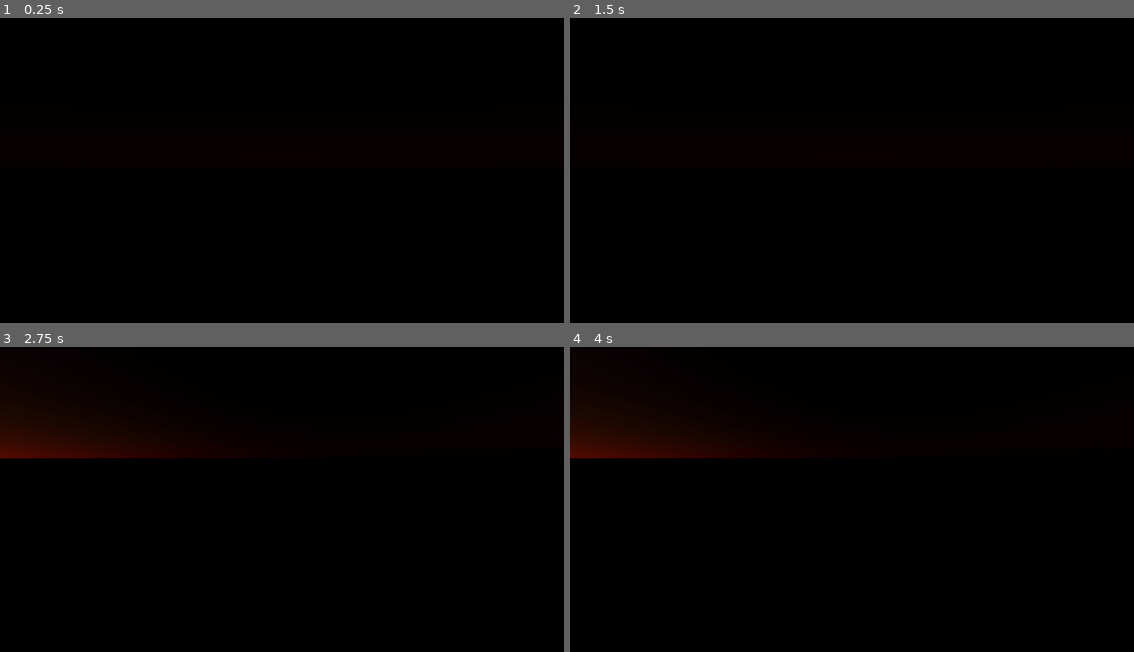
Above: before the commit, frames 1-4 (two rows, left to right).
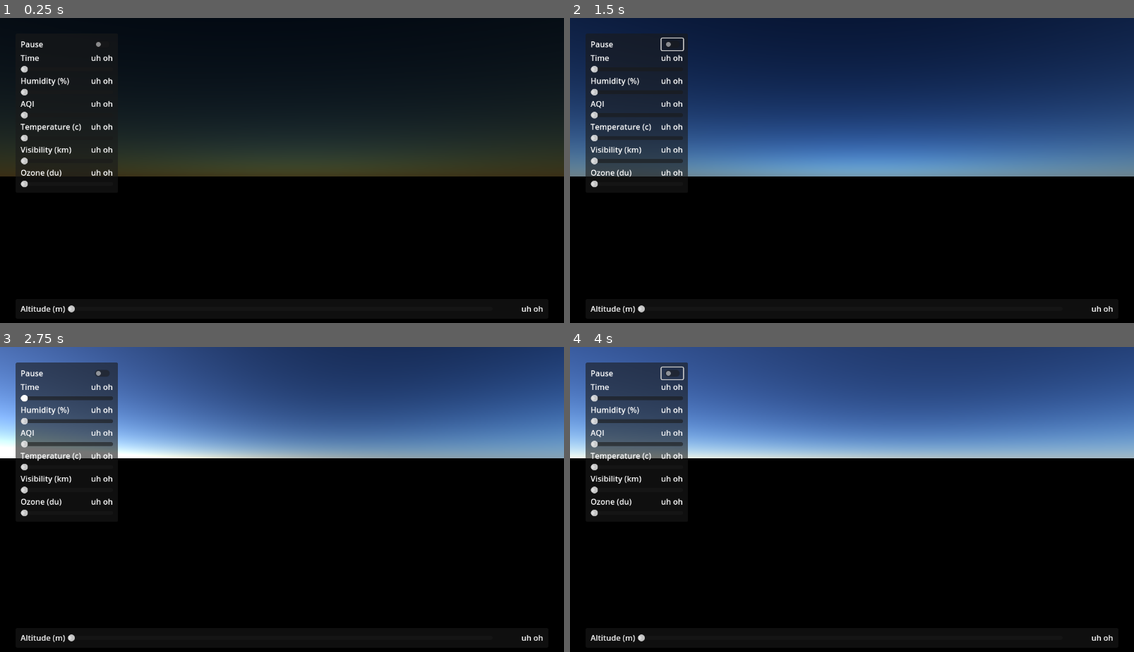
Above: after the commit, the same moments.

Repository: FroggLeo/godot-dynamic-environment
Game: Godot game, scene res://world/world.tscn
The game is run twice, just before and just after one commit, with the same random seed, the same clock (stepped at 60 frames per second) and the same inputs.
Inputs (mouse positions are in pixels of both pictures, inside the frame that each line leads up to):
- Up to frame 1 (0.25 s): no input
- Up to frame 2 (1.5 s): click (671, 45) at 0.52 s; tap Enter at 1.25 s; move the mouse to (976, 161) at 1.27 s; hold Right from 1.28 s (still down); hold Right mouse button (move_camera) from 1.28 s (still down)
- Up to frame 3 (2.75 s): tap Space at 2 s; move the mouse to (169, 520) at 2.02 s; release Right at 2.03 s; release Right mouse button (move_camera) at 2.03 s; hold Down from 2.03 s (still down); tap Alt at 2.1 s
- Up to frame 4 (4 s): tap Enter at 2.75 s; move the mouse to (908, 435) at 2.77 s; release Down at 2.78 s; hold Right 2.78-3.53 s; tap Shift at 2.85 s; tap Space at 3.5 s; move the mouse to (823, 569) at 3.52 s; hold Up from 3.53 s (still down); right-click (823, 569) at 3.6 s

The runs differ from the first frame. In frame 1, 35% of the frame differs, in the area x 0-100%, y 7-97%; in frame 2, 52%, in the area x 0-100%, y 0-97%; in frame 3, 37%; in frame 4, 37%.
Error before the commit: Parse Error: Expected identifier after "." for attribute access. (res://environment_system.gd:76)

Commit message:
add basic ui, need to implement code

Diff:
--- a/godot_project/environment_system.gd
+++ b/godot_project/environment_system.gd
@@ -1,4 +1,4 @@
-@tool
+#@tool
 extends Node3D
 
 # +x / -x
@@ -26,12 +26,12 @@
 @export_range(1.0, 99999.0, 0.01) var camera_altitude := 0.5:
 	set(v): camera_altitude = v; _update_atmosphere()
 
-@export var day_length: float = 10
+@export var day_length: float = 20.0
 @export var moon_length: float = 29.5
 @export_range(0.0, 1.0, 0.001) var time: float = 0.0:
-	set(v): time = v;
+	set(v): time = v; _update_sun_moon()
 @export_range(0.0, 1.0, 0.001) var moon_time: float = 0.0:
-	set(v): moon_time = v;
+	set(v): moon_time = v; _update_sun_moon()
 
 @onready var sunLight := $SunLight # directional light of sun
 
@@ -44,6 +44,10 @@
 # Called when the node enters the scene tree for the first time.
 func _ready() -> void:
 	print("readying..")
+	time = 0.5
+	moon_time = 0.5
+	sunLight.rotation = Vector3(0,0,0)
+	moonLight.rotation = Vector3(0,0,0)
 	_resolve_sky_material()
 	_update_atmosphere()
 
@@ -53,6 +57,7 @@
 		return
 	_update_clock(delta)
 	_resolve_sky_material()
+	_update_sun_moon()
 	_update_atmosphere()
 	_update_exposure()
 
@@ -68,12 +73,18 @@
 func _update_clock(delta: float) -> void:
 	var time_change = delta / day_length
 	time += time_change if time < 1.0 else -1.0
+	moon_time += time_change / moon_length if moon_time < 1.0 else -1.0
 
 func _update_sun_moon():
+	if !sunLight or !moonLight: return
 	var sun_angle = TAU * time
 	sunLight.rotation.x = sun_angle
 	var sun_tilt = 34.5
-	sunTilt.
+	sunLight.rotation.y = sun_tilt
+	var moon_angle = sun_angle + TAU * moon_time
+	moonLight.rotation.x = moon_angle
+	var moon_tilt = 39.5
+	moonLight.rotation.y = moon_tilt
 
 # should have exposure be ~20 around noon, but drop off as we reach sunset
 # will be implemented here in the script
--- a/godot_project/world/world.tscn
+++ b/godot_project/world/world.tscn
@@ -6,7 +6,192 @@
 [node name="world" type="Node3D"]
 
 [node name="EnvironmentSystem" parent="." instance=ExtResource("1_6xmxd")]
-paused = true
+transform = Transform3D(1, 0, 0, 0, 0.99999994, 0, 0, 0, 0.99999994, 0, 0, 0)
+time = 0.6405738259944276
+moon_time = 0.6339331792873543
 
 [node name="Camera3D" type="Camera3D" parent="."]
 script = ExtResource("2_tcf2h")
+
+[node name="UI" type="CanvasLayer" parent="."]
+
+[node name="PanelContainer" type="PanelContainer" parent="UI"]
+anchors_preset = -1
+anchor_left = 0.028
+anchor_top = 0.049000002
+anchor_right = 0.028
+anchor_bottom = 0.049000002
+offset_left = -0.25600052
+offset_top = 0.24799919
+offset_right = 208.744
+offset_bottom = 280.248
+
+[node name="MarginContainer" type="MarginContainer" parent="UI/PanelContainer"]
+layout_mode = 2
+theme_override_constants/margin_left = 10
+theme_override_constants/margin_top = 10
+theme_override_constants/margin_right = 10
+theme_override_constants/margin_bottom = 10
+
+[node name="VBoxContainer" type="VBoxContainer" parent="UI/PanelContainer/MarginContainer"]
+layout_mode = 2
+
+[node name="p" type="HBoxContainer" parent="UI/PanelContainer/MarginContainer/VBoxContainer"]
+layout_mode = 2
+
+[node name="vpause" type="Label" parent="UI/PanelContainer/MarginContainer/VBoxContainer/p"]
+layout_mode = 2
+size_flags_horizontal = 3
+text = "Pause"
+
+[node name="pause" type="CheckButton" parent="UI/PanelContainer/MarginContainer/VBoxContainer/p"]
+layout_mode = 2
+
+[node name="ti" type="HBoxContainer" parent="UI/PanelContainer/MarginContainer/VBoxContainer"]
+layout_mode = 2
+
+[node name="ltime" type="Label" parent="UI/PanelContainer/MarginContainer/VBoxContainer/ti"]
+layout_mode = 2
+text = "Time"
+horizontal_alignment = 1
+
+[node name="vtime" type="Label" parent="UI/PanelContainer/MarginContainer/VBoxContainer/ti"]
+layout_mode = 2
+size_flags_horizontal = 3
+text = "uh oh"
+horizontal_alignment = 2
+
+[node name="time" type="HSlider" parent="UI/PanelContainer/MarginContainer/VBoxContainer"]
+layout_mode = 2
+max_value = 2400.0
+scrollable = false
+
+[node name="h" type="HBoxContainer" parent="UI/PanelContainer/MarginContainer/VBoxContainer"]
+layout_mode = 2
+
+[node name="lhumidity" type="Label" parent="UI/PanelContainer/MarginContainer/VBoxContainer/h"]
+layout_mode = 2
+text = "Humidity (%)"
+horizontal_alignment = 1
+
+[node name="vhumidity" type="Label" parent="UI/PanelContainer/MarginContainer/VBoxContainer/h"]
+layout_mode = 2
+size_flags_horizontal = 3
+text = "uh oh"
+horizontal_alignment = 2
+
+[node name="humidity" type="HSlider" parent="UI/PanelContainer/MarginContainer/VBoxContainer"]
+layout_mode = 2
+scrollable = false
+
+[node name="a" type="HBoxContainer" parent="UI/PanelContainer/MarginContainer/VBoxContainer"]
+layout_mode = 2
+
+[node name="laqi" type="Label" parent="UI/PanelContainer/MarginContainer/VBoxContainer/a"]
+layout_mode = 2
+text = "AQI"
+horizontal_alignment = 1
+
+[node name="vaqi" type="Label" parent="UI/PanelContainer/MarginContainer/VBoxContainer/a"]
+layout_mode = 2
+size_flags_horizontal = 3
+text = "uh oh"
+horizontal_alignment = 2
+
+[node name="aqi" type="HSlider" parent="UI/PanelContainer/MarginContainer/VBoxContainer"]
+layout_mode = 2
+scrollable = false
+
+[node name="t" type="HBoxContainer" parent="UI/PanelContainer/MarginContainer/VBoxContainer"]
+layout_mode = 2
+
+[node name="ltemp" type="Label" parent="UI/PanelContainer/MarginContainer/VBoxContainer/t"]
+layout_mode = 2
+text = "Temperature (c)"
+horizontal_alignment = 1
+
+[node name="vtemp" type="Label" parent="UI/PanelContainer/MarginContainer/VBoxContainer/t"]
+layout_mode = 2
+size_flags_horizontal = 3
+text = "uh oh"
+horizontal_alignment = 2
+
+[node name="temp" type="HSlider" parent="UI/PanelContainer/MarginContainer/VBoxContainer"]
+layout_mode = 2
+scrollable = false
+
+[node name="v" type="HBoxContainer" parent="UI/PanelContainer/MarginContainer/VBoxContainer"]
+layout_mode = 2
+
+[node name="lvis" type="Label" parent="UI/PanelContainer/MarginContainer/VBoxContainer/v"]
+layout_mode = 2
+text = "Visibility (km)"
+horizontal_alignment = 1
+
+[node name="vvis" type="Label" parent="UI/PanelContainer/MarginContainer/VBoxContainer/v"]
+layout_mode = 2
+size_flags_horizontal = 3
+text = "uh oh"
+horizontal_alignment = 2
+
+[node name="vis" type="HSlider" parent="UI/PanelContainer/MarginContainer/VBoxContainer"]
+layout_mode = 2
+scrollable = false
+
+[node name="o" type="HBoxContainer" parent="UI/PanelContainer/MarginContainer/VBoxContainer"]
+layout_mode = 2
+
+[node name="lozone" type="Label" parent="UI/PanelContainer/MarginContainer/VBoxContainer/o"]
+layout_mode = 2
+text = "Ozone (du)"
+horizontal_alignment = 1
+
+[node name="vozone" type="Label" parent="UI/PanelContainer/MarginContainer/VBoxContainer/o"]
+layout_mode = 2
+size_flags_horizontal = 3
+text = "uh oh"
+horizontal_alignment = 2
+
+[node name="ozone" type="HSlider" parent="UI/PanelContainer/MarginContainer/VBoxContainer"]
+layout_mode = 2
+min_value = 150.0
+max_value = 450.0
+step = 0.5
+value = 150.0
+scrollable = false
+
+[node name="PanelContainer2" type="PanelContainer" parent="UI"]
+anchors_preset = -1
+anchor_left = 0.028
+anchor_top = 0.88900006
+anchor_right = 0.97200006
+anchor_bottom = 0.88900006
+offset_left = -0.25600052
+offset_top = -0.072021484
+offset_right = 0.25598145
+offset_bottom = 39.92798
+
+[node name="MarginContainer" type="MarginContainer" parent="UI/PanelContainer2"]
+layout_mode = 2
+theme_override_constants/margin_left = 10
+theme_override_constants/margin_right = 10
+
+[node name="a" type="HBoxContainer" parent="UI/PanelContainer2/MarginContainer"]
+layout_mode = 2
+
+[node name="laltitude" type="Label" parent="UI/PanelContainer2/MarginContainer/a"]
+layout_mode = 2
+text = "Altitude (m)"
+
+[node name="HSlider" type="HSlider" parent="UI/PanelContainer2/MarginContainer/a"]
+layout_mode = 2
+size_flags_horizontal = 3
+size_flags_vertical = 4
+max_value = 99999.0
+step = 0.1
+
+[node name="valtitude" type="Label" parent="UI/PanelContainer2/MarginContainer/a"]
+custom_minimum_size = Vector2(100, 0)
+layout_mode = 2
+text = "uh oh"
+horizontal_alignment = 2
